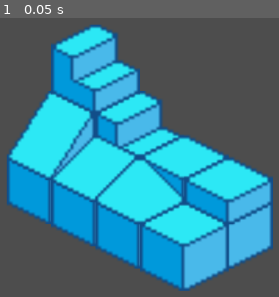
Above: before the commit, frame 1.
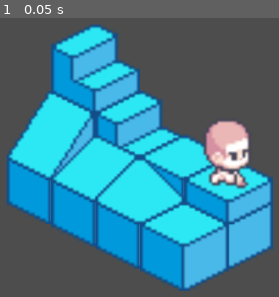
Above: after the commit, the same moment.

Repository: astermakesgames/godot-training
Game: Godot game, scene res://views/level1.tscn
Two runs of this game, one before a commit and one after it. Both use one fixed random seed, a clock stepped at 60 frames per second and the inputs below. Before the commit the project starts from res://views/main.tscn.
Inputs:
- Up to frame 1 (0.05 s): no input

The runs differ from the first frame. In frame 1, 3.2% of the frame differs, in the area x 72-90%, y 36-62%.

Commit message:
feat: starting into character spriting

Diff:
--- /dev/null
+++ b/main.tscn
@@ -0,0 +1,7 @@
+[gd_scene load_steps=2 format=3 uid="uid://cg1tq1qsj6ki7"]
+
+[ext_resource type="PackedScene" uid="uid://5ce3j7w6j6d0" path="res://views/level1.tscn" id="1_gxmeq"]
+
+[node name="main" type="Node2D"]
+
+[node name="level_1" parent="." instance=ExtResource("1_gxmeq")]
--- a/project.godot
+++ b/project.godot
@@ -11,7 +11,7 @@
 [application]
 
 config/name="New Game Project"
-run/main_scene="res://views/main.tscn"
+run/main_scene="res://views/level1.tscn"
 config/features=PackedStringArray("4.3", "Mobile")
 config/icon="res://icon.svg"
 
--- /dev/null
+++ b/tilemaps/characters/PC1.tscn
@@ -0,0 +1,243 @@
+[gd_scene load_steps=27 format=3 uid="uid://cbm4cklxbd0mf"]
+
+[ext_resource type="Texture2D" uid="uid://dsxkt8qpya8ul" path="res://assets/spritesheets/Chibi-character-template_skin1_part1_by_AxulArt.png" id="1_fyvnp"]
+
+[sub_resource type="AtlasTexture" id="AtlasTexture_f5m5n"]
+atlas = ExtResource("1_fyvnp")
+region = Rect2(96, 0, 32, 32)
+
+[sub_resource type="AtlasTexture" id="AtlasTexture_uw7f7"]
+atlas = ExtResource("1_fyvnp")
+region = Rect2(128, 0, 32, 32)
+
+[sub_resource type="AtlasTexture" id="AtlasTexture_7bixr"]
+atlas = ExtResource("1_fyvnp")
+region = Rect2(160, 0, 32, 32)
+
+[sub_resource type="AtlasTexture" id="AtlasTexture_4tpap"]
+atlas = ExtResource("1_fyvnp")
+region = Rect2(96, 128, 32, 32)
+
+[sub_resource type="AtlasTexture" id="AtlasTexture_nwrof"]
+atlas = ExtResource("1_fyvnp")
+region = Rect2(128, 128, 32, 32)
+
+[sub_resource type="AtlasTexture" id="AtlasTexture_2ckq2"]
+atlas = ExtResource("1_fyvnp")
+region = Rect2(160, 128, 32, 32)
+
+[sub_resource type="AtlasTexture" id="AtlasTexture_22rqt"]
+atlas = ExtResource("1_fyvnp")
+region = Rect2(96, 160, 32, 32)
+
+[sub_resource type="AtlasTexture" id="AtlasTexture_fykht"]
+atlas = ExtResource("1_fyvnp")
+region = Rect2(128, 160, 32, 32)
+
+[sub_resource type="AtlasTexture" id="AtlasTexture_yxrxr"]
+atlas = ExtResource("1_fyvnp")
+region = Rect2(160, 160, 32, 32)
+
+[sub_resource type="AtlasTexture" id="AtlasTexture_kut35"]
+atlas = ExtResource("1_fyvnp")
+region = Rect2(96, 32, 32, 32)
+
+[sub_resource type="AtlasTexture" id="AtlasTexture_st8sw"]
+atlas = ExtResource("1_fyvnp")
+region = Rect2(128, 32, 32, 32)
+
+[sub_resource type="AtlasTexture" id="AtlasTexture_1xidy"]
+atlas = ExtResource("1_fyvnp")
+region = Rect2(160, 32, 32, 32)
+
+[sub_resource type="AtlasTexture" id="AtlasTexture_0875m"]
+atlas = ExtResource("1_fyvnp")
+region = Rect2(96, 64, 32, 32)
+
+[sub_resource type="AtlasTexture" id="AtlasTexture_t6n60"]
+atlas = ExtResource("1_fyvnp")
+region = Rect2(128, 64, 32, 32)
+
+[sub_resource type="AtlasTexture" id="AtlasTexture_ukrwu"]
+atlas = ExtResource("1_fyvnp")
+region = Rect2(160, 64, 32, 32)
+
+[sub_resource type="AtlasTexture" id="AtlasTexture_khtqp"]
+atlas = ExtResource("1_fyvnp")
+region = Rect2(96, 96, 32, 32)
+
+[sub_resource type="AtlasTexture" id="AtlasTexture_l4uhk"]
+atlas = ExtResource("1_fyvnp")
+region = Rect2(128, 96, 32, 32)
+
+[sub_resource type="AtlasTexture" id="AtlasTexture_mo3d2"]
+atlas = ExtResource("1_fyvnp")
+region = Rect2(160, 96, 32, 32)
+
+[sub_resource type="AtlasTexture" id="AtlasTexture_no28h"]
+atlas = ExtResource("1_fyvnp")
+region = Rect2(96, 192, 32, 32)
+
+[sub_resource type="AtlasTexture" id="AtlasTexture_f3xqa"]
+atlas = ExtResource("1_fyvnp")
+region = Rect2(128, 192, 32, 32)
+
+[sub_resource type="AtlasTexture" id="AtlasTexture_8iaiv"]
+atlas = ExtResource("1_fyvnp")
+region = Rect2(160, 192, 32, 32)
+
+[sub_resource type="AtlasTexture" id="AtlasTexture_17txq"]
+atlas = ExtResource("1_fyvnp")
+region = Rect2(96, 224, 32, 32)
+
+[sub_resource type="AtlasTexture" id="AtlasTexture_kw2ty"]
+atlas = ExtResource("1_fyvnp")
+region = Rect2(128, 224, 32, 32)
+
+[sub_resource type="AtlasTexture" id="AtlasTexture_kb468"]
+atlas = ExtResource("1_fyvnp")
+region = Rect2(160, 224, 32, 32)
+
+[sub_resource type="SpriteFrames" id="SpriteFrames_6vui3"]
+animations = [{
+"frames": [{
+"duration": 1.0,
+"texture": SubResource("AtlasTexture_f5m5n")
+}, {
+"duration": 1.0,
+"texture": SubResource("AtlasTexture_uw7f7")
+}, {
+"duration": 1.0,
+"texture": SubResource("AtlasTexture_7bixr")
+}, {
+"duration": 1.0,
+"texture": SubResource("AtlasTexture_uw7f7")
+}],
+"loop": true,
+"name": &"walkdown",
+"speed": 6.0
+}, {
+"frames": [{
+"duration": 1.0,
+"texture": SubResource("AtlasTexture_4tpap")
+}, {
+"duration": 1.0,
+"texture": SubResource("AtlasTexture_nwrof")
+}, {
+"duration": 1.0,
+"texture": SubResource("AtlasTexture_2ckq2")
+}, {
+"duration": 1.0,
+"texture": SubResource("AtlasTexture_nwrof")
+}],
+"loop": true,
+"name": &"walkdownleft",
+"speed": 5.0
+}, {
+"frames": [{
+"duration": 1.0,
+"texture": SubResource("AtlasTexture_22rqt")
+}, {
+"duration": 1.0,
+"texture": SubResource("AtlasTexture_fykht")
+}, {
+"duration": 1.0,
+"texture": SubResource("AtlasTexture_yxrxr")
+}, {
+"duration": 1.0,
+"texture": SubResource("AtlasTexture_fykht")
+}],
+"loop": true,
+"name": &"walkdownright",
+"speed": 5.0
+}, {
+"frames": [{
+"duration": 1.0,
+"texture": SubResource("AtlasTexture_kut35")
+}, {
+"duration": 1.0,
+"texture": SubResource("AtlasTexture_st8sw")
+}, {
+"duration": 1.0,
+"texture": SubResource("AtlasTexture_1xidy")
+}, {
+"duration": 1.0,
+"texture": SubResource("AtlasTexture_st8sw")
+}],
+"loop": true,
+"name": &"walkleft",
+"speed": 5.0
+}, {
+"frames": [{
+"duration": 1.0,
+"texture": SubResource("AtlasTexture_0875m")
+}, {
+"duration": 1.0,
+"texture": SubResource("AtlasTexture_t6n60")
+}, {
+"duration": 1.0,
+"texture": SubResource("AtlasTexture_ukrwu")
+}, {
+"duration": 1.0,
+"texture": SubResource("AtlasTexture_t6n60")
+}],
+"loop": true,
+"name": &"walkright",
+"speed": 5.0
+}, {
+"frames": [{
+"duration": 1.0,
+"texture": SubResource("AtlasTexture_khtqp")
+}, {
+"duration": 1.0,
+"texture": SubResource("AtlasTexture_l4uhk")
+}, {
+"duration": 1.0,
+"texture": SubResource("AtlasTexture_mo3d2")
+}, {
+"duration": 1.0,
+"texture": SubResource("AtlasTexture_l4uhk")
+}],
+"loop": true,
+"name": &"walkup",
+"speed": 5.0
+}, {
+"frames": [{
+"duration": 1.0,
+"texture": SubResource("AtlasTexture_no28h")
+}, {
+"duration": 1.0,
+"texture": SubResource("AtlasTexture_f3xqa")
+}, {
+"duration": 1.0,
+"texture": SubResource("AtlasTexture_8iaiv")
+}, {
+"duration": 1.0,
+"texture": SubResource("AtlasTexture_f3xqa")
+}],
+"loop": true,
+"name": &"walkupleft",
+"speed": 5.0
+}, {
+"frames": [{
+"duration": 1.0,
+"texture": SubResource("AtlasTexture_17txq")
+}, {
+"duration": 1.0,
+"texture": SubResource("AtlasTexture_kw2ty")
+}, {
+"duration": 1.0,
+"texture": SubResource("AtlasTexture_kb468")
+}, {
+"duration": 1.0,
+"texture": SubResource("AtlasTexture_kw2ty")
+}],
+"loop": true,
+"name": &"walkupright",
+"speed": 5.0
+}]
+
+[node name="PC1" type="AnimatedSprite2D"]
+sprite_frames = SubResource("SpriteFrames_6vui3")
+animation = &"walkdown"
+frame_progress = 0.902657
--- /dev/null
+++ b/views/level1.tscn
@@ -0,0 +1,18 @@
+[gd_scene load_steps=3 format=3 uid="uid://5ce3j7w6j6d0"]
+
+[ext_resource type="PackedScene" uid="uid://dhkwv4p05lj0t" path="res://tilemaps/levels/level_1_tilemap.tscn" id="1_aciir"]
+[ext_resource type="PackedScene" uid="uid://cbm4cklxbd0mf" path="res://tilemaps/characters/PC1.tscn" id="2_cqtv6"]
+
+[node name="level_1" type="Node2D"]
+
+[node name="Camera2D" type="Camera2D" parent="."]
+zoom = Vector2(4, 4)
+
+[node name="Level 1 Tilemap" parent="." instance=ExtResource("1_aciir")]
+
+[node name="PC1" parent="." instance=ExtResource("2_cqtv6")]
+z_index = 2
+y_sort_enabled = true
+position = Vector2(48, 5)
+animation = &"walkdownright"
+frame_progress = 0.0
--- a/views/main.tscn
+++ /dev/null
@@ -1,10 +0,0 @@
-[gd_scene load_steps=2 format=3 uid="uid://5ce3j7w6j6d0"]
-
-[ext_resource type="PackedScene" uid="uid://dhkwv4p05lj0t" path="res://tilemaps/levels/level_1_tilemap.tscn" id="1_dxxbr"]
-
-[node name="main" type="Node2D"]
-
-[node name="TileMap" parent="." instance=ExtResource("1_dxxbr")]
-
-[node name="Camera2D" type="Camera2D" parent="."]
-zoom = Vector2(4, 4)
Binary file added: assets/spritesheets/Chibi-character-template_skin1_part1_by_AxulArt.png
Not shown, added: assets/spritesheets/Chibi-character-template_skin1_part1_by_AxulArt.png.import
Not shown, added: .DS_Store
Not shown, added: assets/.DS_Store
